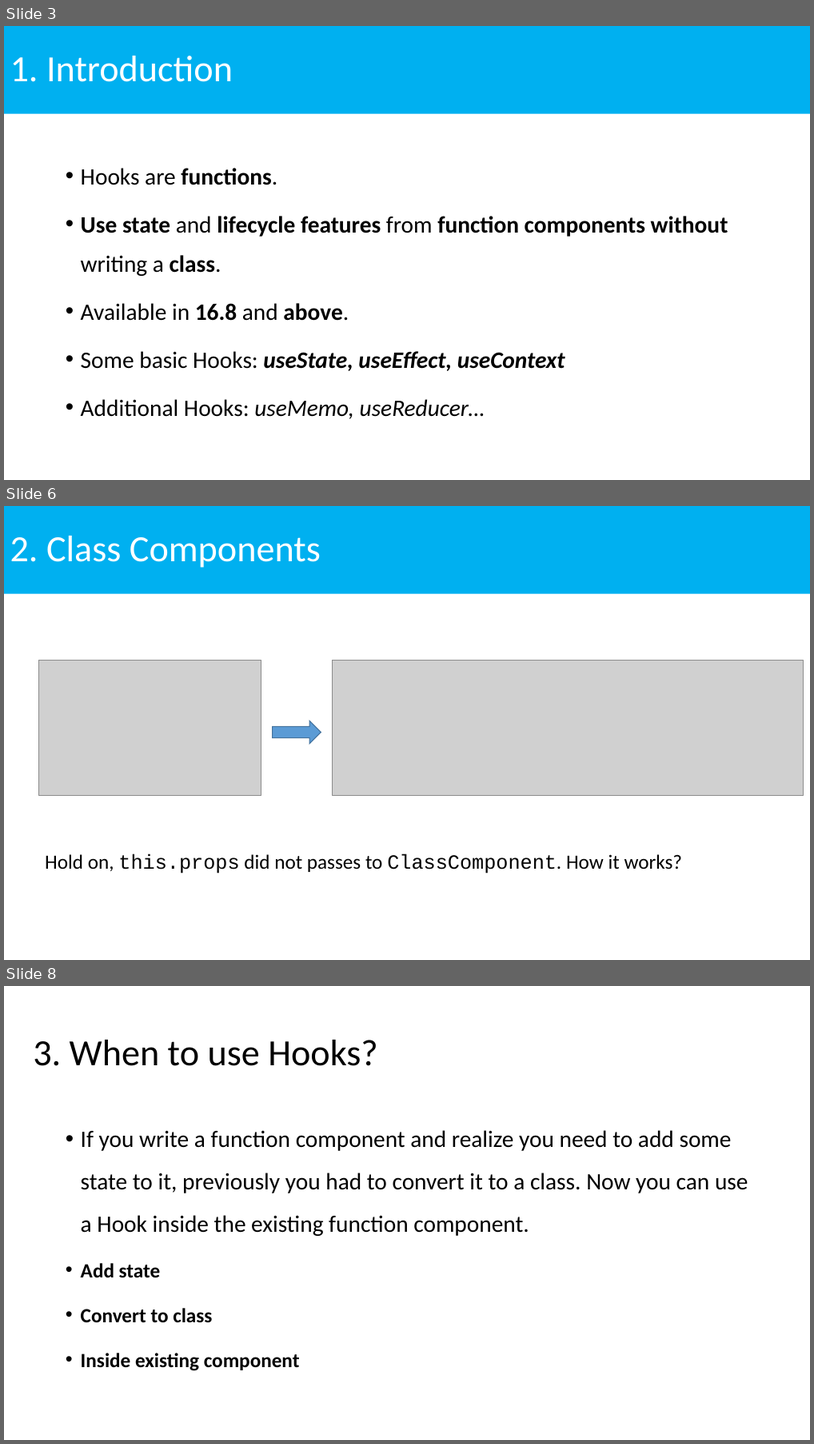
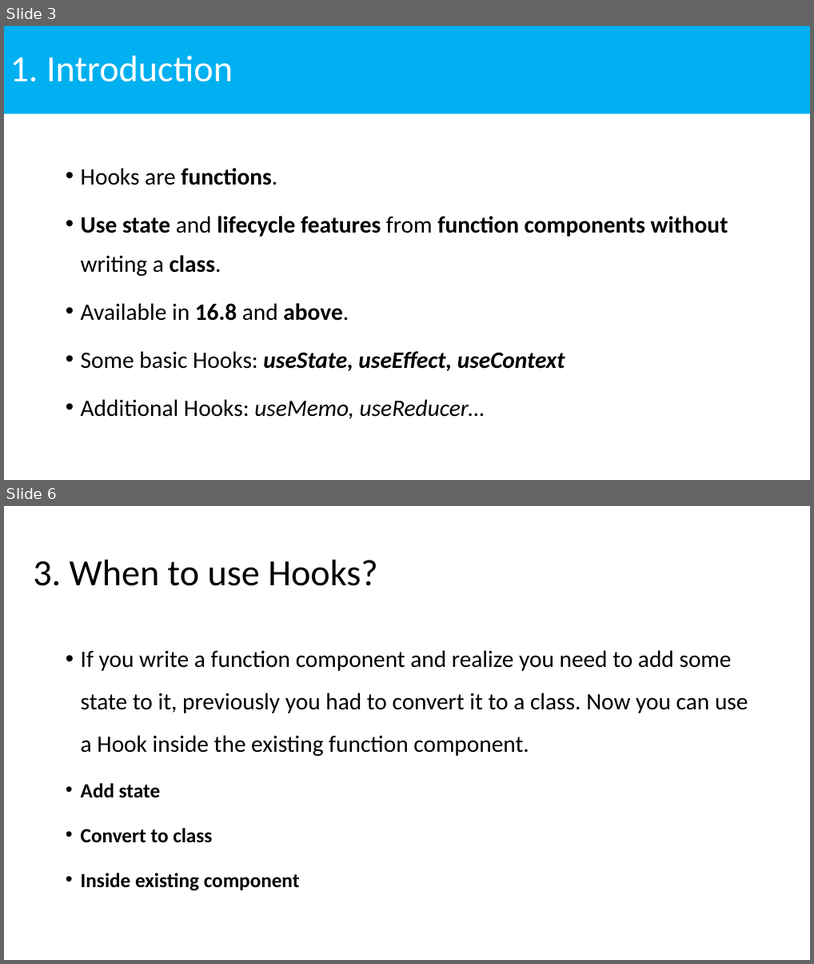
Before and after one commit to NhanHoang8195/react-hook-demo, a slide deck: ReactHooks.pptx. Shown one above the other, each under a label of ours: slides 3, 6 and 8 before the commit, slides 3 and 6 after it; the slides between them are not shown. The pictures are 814x1444 and 814x964 pixels, drawn with LibreOffice and Linux fonts; fonts in the diff are those of the drawing; grey boxes stand for pictures. Boxes give left, top, right and bottom in pixels: in the first picture for what was removed or moved away, otherwise in the second. Text is boxed around its words. In the diff, an @@ line names an element or a change of style, - is before the commit and + after.

```diff
--- a/ReactHooks.pptx
+++ b/ReactHooks.pptx
@@ slide 6 removed at (x1=4, y1=506, x2=810, y2=960), background #FFFFFF @@
@@ title removed at (x1=4, y1=506, x2=810, y2=594) @@
-2. Class Components
@@ picture removed at (x1=39, y1=660, x2=262, y2=795) @@
@@ picture removed at (x1=333, y1=660, x2=804, y2=795) @@
@@ right arrow removed at (x1=273, y1=720, x2=321, y2=744) @@
@@ text removed at (x1=45, y1=854, x2=683, y2=873) @@
-Hold on, this.props did not passes to ClassComponent. How it works?
@@ what was slide 8 is now slide 6 @@
```
Also in this commit, not shown: 2 slides changed, 1 other slide removed.
